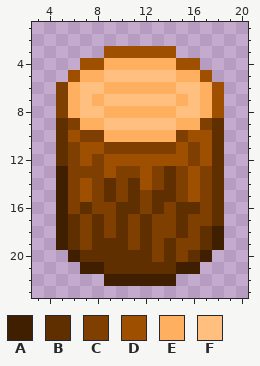
Edited in one commit: pixel-art sprite (Images.xcassets/Items/logWall.imageset/logWall.png). Above, as it was before the edit.
The file is 24x24 pixels. Shown: x 3..20, y 1..23.
Palette (. is transparent): A #3f1f00  B #5f2f00  C #7f3f00  D #9f4f00  E #ffaf5f  F #ffbf7f
Pixels before, first column x 5:
 3 ....DDDDDD....
 4 ..DDEEEEEEDD..
 5 .DEEFFFFFFEED.
 6 CEFFEEEEEEFFED
 7 CEFEFFFFFFEFED
 8 CEFFEEEEEEFFED
 9 BCEEFFFFFFEECB
10 BDCCEEEEEECDDB
11 BCDDCCCCCCDCDB
12 BCDCDDDDDDDCDB
13 ACCCDCCDCBCDCB
14 ACDCBCBDCBCDCB
15 ACDCBCBCBBCDCB
16 ACBCCBBCBCBBCB
17 ABCBCBCBCCBCCB
18 ABCBCBCBCCBCBA
19 ABCBBBCBCBCCBA
20 .ABBBBBBCBCBA.
21 ..AABBBBBBAA..
22 ....AAAAAA....
The same view after the edit:
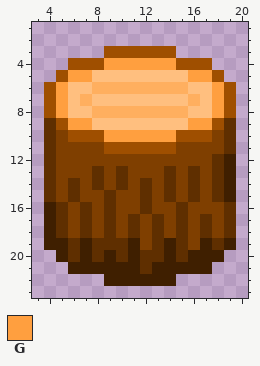
Colours new in this view: G #ff9f3f
From the commit log: Redrew pineTree and logWall items
Diff:
Changed rows in their new state; - is an unchanged pixel.
first column x 4:
 4 --D--GGGGGG--D--
 5 -DGGF------FGGD-
 6 DGF-E------E-FGD
 7 DGFEF------FEFGD
 8 DGF-E------E-FGD
 9 BDGGF------FGGDB
10 BC-DDGGGGGGD--CB
11 BC-CCDDDDDDC-CCB
12 BC-C-CCCCCCC-C-A
13 BC--BCB-C---B--A
14 BCBCBCBCB---B--A
15 BCBC---CBC--B--A
16 AB---BCCBC--C-CB
17 ABCBCBCBCB---BCB
18 ABCBCBCBCB----CB
19 A--A---ACBAB-ABA
20 -ABA-A-A-BABA-A-
21 --A--AAA-AA--A--
